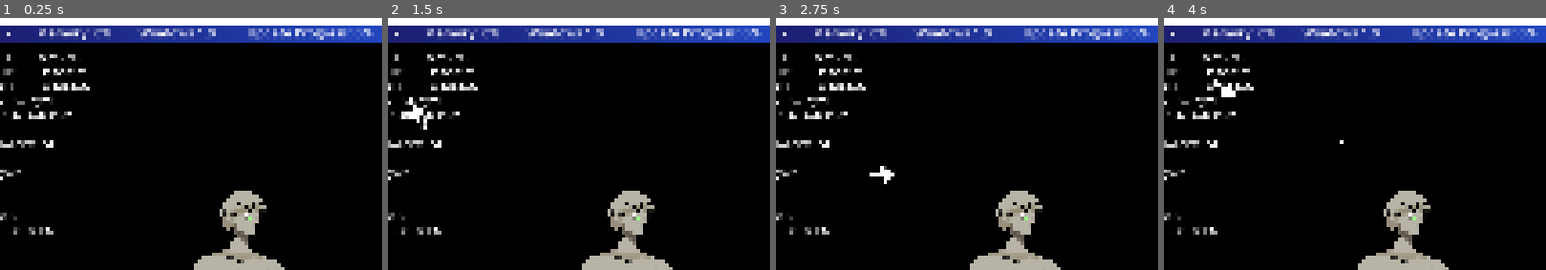
Above: before the commit, frames 1-4 (left to right).
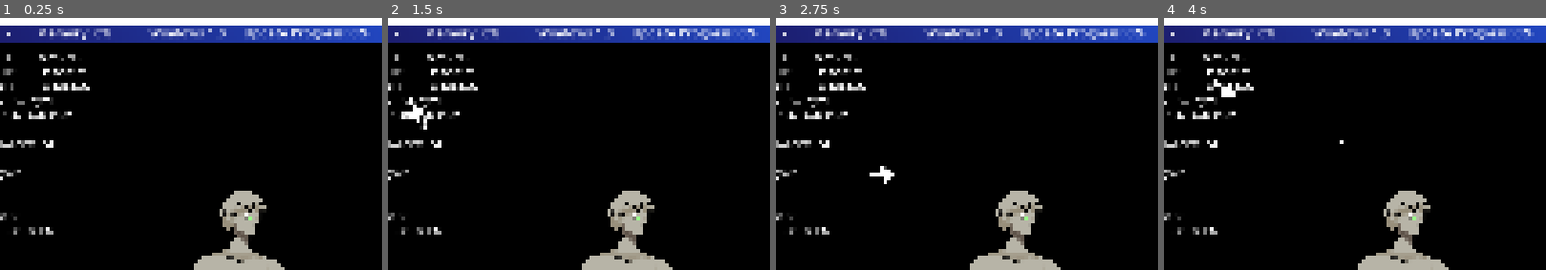
Above: after the commit, the same moments.

Repository: HaroldHuynh/2026GameJam
Game: Godot game, scene res://levels/level_1.tscn
The game is run twice, just before and just after one commit, with the same random seed, the same clock (stepped at 60 frames per second) and the same inputs.
Inputs (mouse positions are % of the whole screen's width and height, from its top left):
- Up to frame 1 (0.25 s): no input
- Up to frame 2 (1.5 s): tap Enter at 0.5 s; move the mouse to (72, 45) at 0.52 s; hold D (right) 0.53-1.28 s; hold Enter 0.53-1.28 s; move the mouse to (30, 55) at 1.27 s; hold S (down) from 1.28 s (still down); tap Space (attack) at 1.35 s
- Up to frame 3 (2.75 s): tap Enter at 1.55 s; move the mouse to (60, 28) at 2.02 s; release S (down) at 2.03 s; hold D (right) from 2.03 s (still down); hold Enter from 2.03 s (still down)
- Up to frame 4 (4 s): move the mouse to (45, 70) at 2.77 s; release D (right) at 2.78 s; release Enter at 2.78 s; hold W (up) 2.78-3.53 s; tap Enter at 2.85 s; move the mouse to (80, 65) at 3.52 s; hold A (left) from 3.53 s (still down); hold Enter from 3.53 s (still down); tap Space (attack) at 3.6 s
The pictures show only the part of the screen within x 18-68%, y 0-50%; the shares and areas given below are measured in that part.

The runs differ from the first frame. In frame 1, 1.3% of the frame differs, in the area x 36-98%, y 4-9%; in frame 2, 1.3%; in frame 3, 1.3%; in frame 4, 1.3%.

Commit message:
game over fix

Diff:
--- a/levels/level_1.gd
+++ b/levels/level_1.gd
@@ -23,6 +23,7 @@
 func new_game():
 	$GameOver.hide()
 	$LevelUpWindow.hide()
+	$Hud.show()
 	completion = 0
 	maxHP = 10
 	hp = 10
@@ -49,6 +50,7 @@
 	hp -= 1
 	$Hud/HPLabel.text = "Memory: " + str(100 - int((hp / maxHP) * 100)) + "%"
 	if hp <= 0:
+		$Hud.hide()
 		get_tree().paused = true
 		$GameOver.show()
 		gameOver = true
--- a/pause menu/pause_menu.gd
+++ b/pause menu/pause_menu.gd
@@ -7,7 +7,8 @@
 func _input(event: InputEvent) -> void:
 	# "pause" maps to the Escape key by default in Godot
 	if event.is_action_pressed("pause"):
-		toggle_pause()
+		if not get_parent().gameOver:
+			toggle_pause()
 
 func toggle_pause() -> void:
 	# Invert the current pause state of the engine tree
--- /dev/null
+++ b/player/game_over.gd
@@ -0,0 +1,14 @@
+extends CanvasLayer
+
+
+# Called when the node enters the scene tree for the first time.
+func _ready() -> void:
+	pass # Replace with function body.
+
+
+# Called every frame. 'delta' is the elapsed time since the previous frame.
+func _process(delta: float) -> void:
+	if get_parent().gameOver == true:
+		if Input.is_key_pressed(KEY_ENTER):
+			print("ENTERED")
+			get_parent().new_game()
--- a/player/game_over.tscn
+++ b/player/game_over.tscn
@@ -1,5 +1,6 @@
 [gd_scene format=3 uid="uid://srh4x4fiq4x1"]
 
+[ext_resource type="Script" uid="uid://bmsa0jevm7d8f" path="res://player/game_over.gd" id="1_frtbx"]
 [ext_resource type="Texture2D" uid="uid://dkq674uo7tvkg" path="res://player/gameover.png" id="1_o2vrq"]
 
 [sub_resource type="StyleBoxTexture" id="StyleBoxTexture_fr624"]
@@ -7,6 +8,7 @@
 
 [node name="GameOver" type="CanvasLayer" unique_id=585318248]
 process_mode = 2
+script = ExtResource("1_frtbx")
 
 [node name="Panel" type="Panel" parent="." unique_id=391532980]
 anchors_preset = 15
--- a/player/hud.tscn
+++ b/player/hud.tscn
@@ -19,17 +19,17 @@
 text = "Memory: 0%"
 
 [node name="EXPLabel" type="Label" parent="." unique_id=559406617]
-offset_left = 1522.0
+offset_left = 1507.0
 offset_top = 23.0
-offset_right = 2020.0
+offset_right = 2005.0
 offset_bottom = 92.0
 theme_override_font_sizes/font_size = 50
 text = "Update Progress: 0%"
 
 [node name="LevelLabel" type="Label" parent="." unique_id=1242894387]
-offset_left = 1092.0
+offset_left = 1134.0
 offset_top = 23.0
-offset_right = 1424.0
+offset_right = 1466.0
 offset_bottom = 92.0
 theme_override_font_sizes/font_size = 50
 text = "Windows 1.00"
--- a/player/player.gd
+++ b/player/player.gd
@@ -21,13 +21,6 @@
 	move_and_slide()
 	look_at(get_global_mouse_position())
 
-func _process(delta: float) -> void:
-	if get_parent().gameOver == true:
-		process_mode = Node.PROCESS_MODE_ALWAYS
-		if Input.is_key_pressed(KEY_ENTER):
-			print("ENTERED")
-			get_parent().new_game()
-
 func process_movement() -> void:
 		# Get the input direction and handle the movement/deceleration.
 	# As good practice, you should replace UI actions with custom gameplay actions.
Not shown, added: player/game_over.gd.uid
